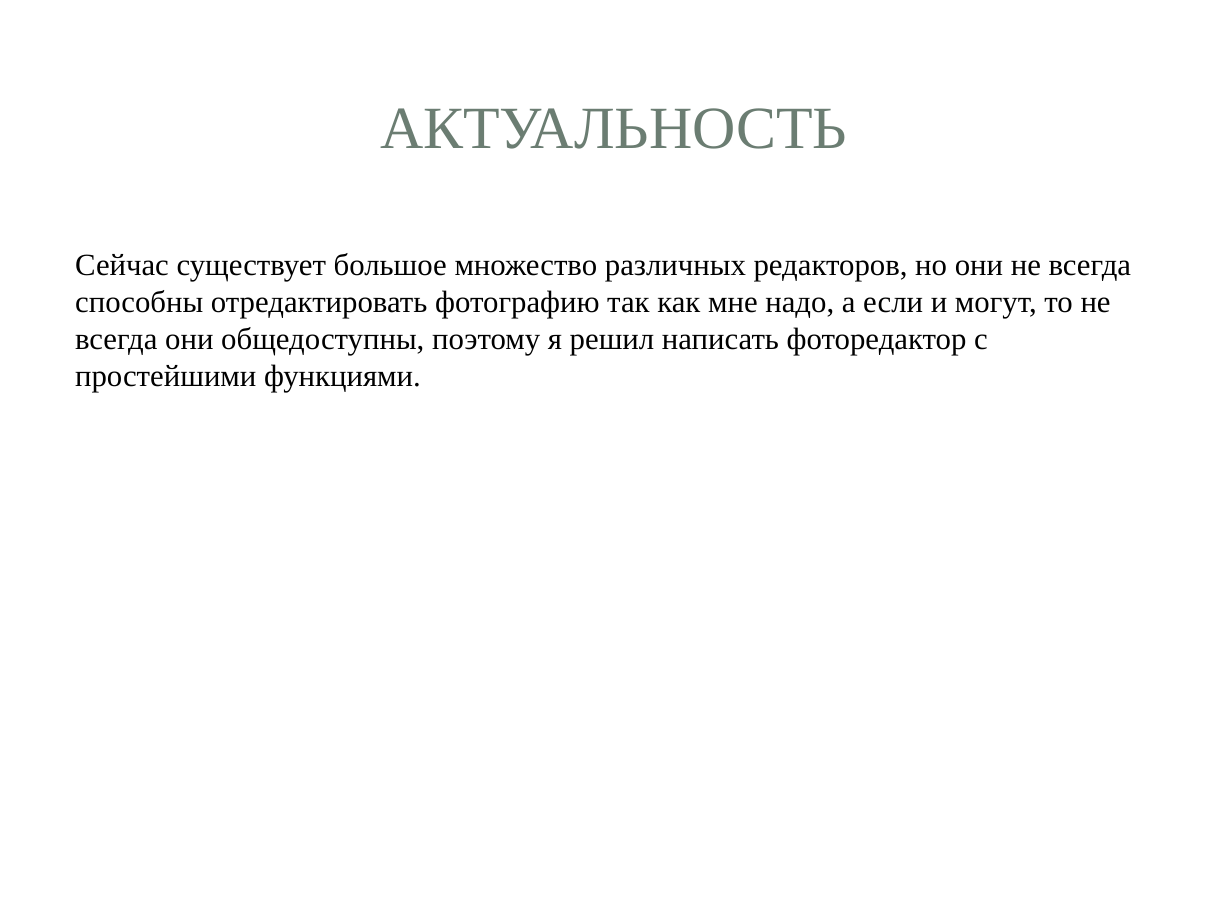
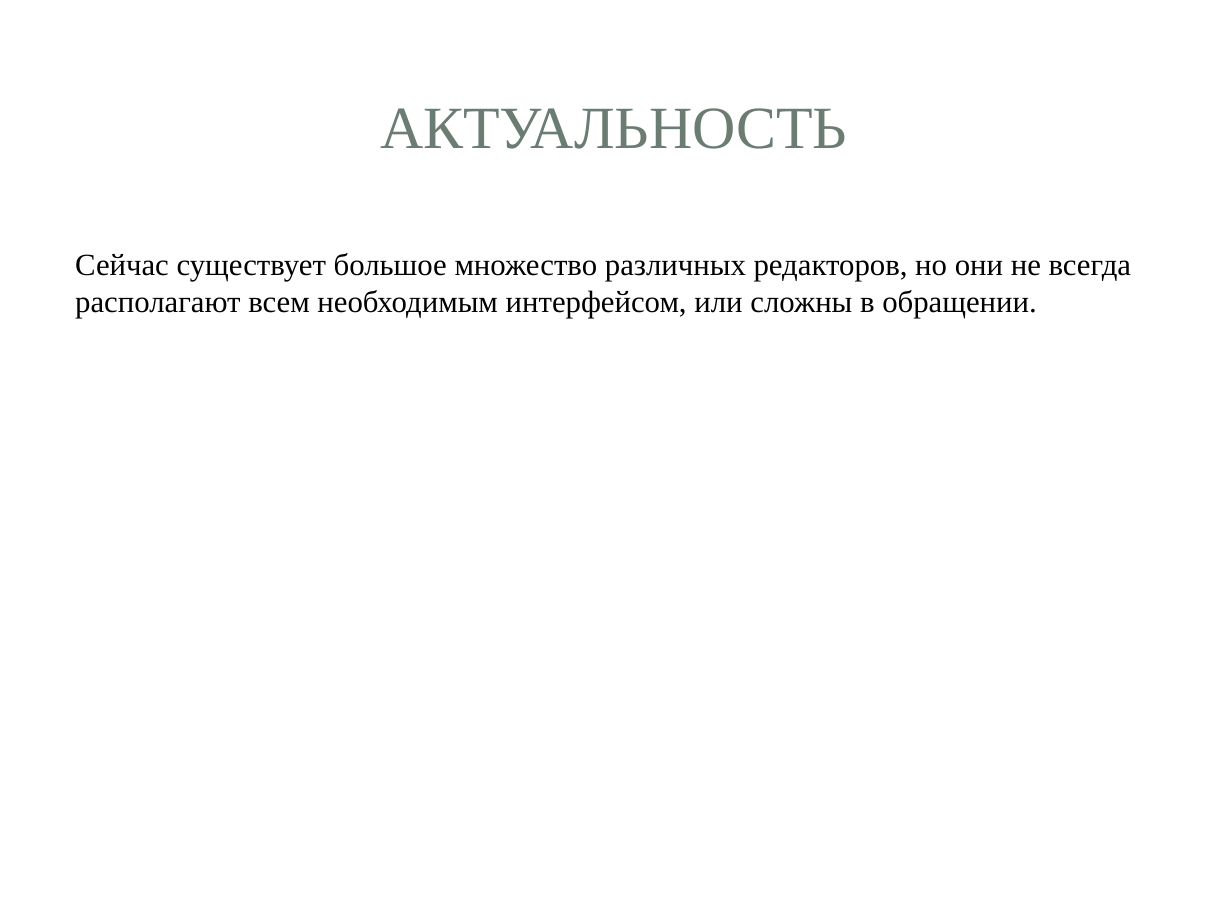
Before and after one commit to feodorrussia/MiniProject, a slide deck: slide 3 of Project/Минипроект Белоуса Фёдора.pptx. Drawn at 1232x924 pixels with LibreOffice and Linux fonts; fonts in the diff are those of the drawing; background and template pictures are left out. Boxes give left, top, right and bottom in pixels: in the first picture for what was removed or moved away, otherwise in the second. Text is boxed around its words. In the diff, an @@ line names an element or a change of style, - is before the commit and + after.

Commit message:
изменил актуальность и немного структуру

```diff
--- a/Project/Минипроект Белоуса Фёдора.pptx
+++ b/Project/Минипроект Белоуса Фёдора.pptx
@@ text at box(75, 253, 1131, 318): text changed @@
-Сейчас существует большое множество различных редакторов, но они не всегда способны отредактировать фотографию так как мне надо, а если и могут, то не всегда они общедоступны, поэтому я решил написать фоторедактор с простейшими функциями.
+Сейчас существует большое множество различных редакторов, но они не всегда располагают всем необходимым интерфейсом, или сложны в обращении.
```
Also in this commit, not shown: 1 other slide changed.
